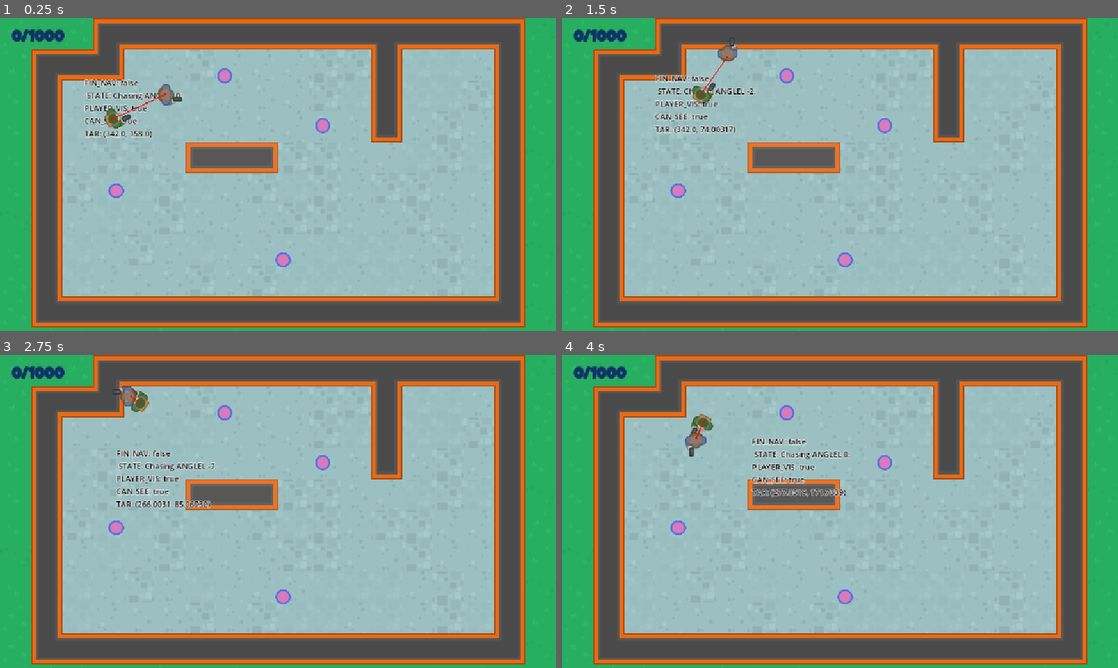
Above: before the commit, frames 1-4 (two rows, left to right).
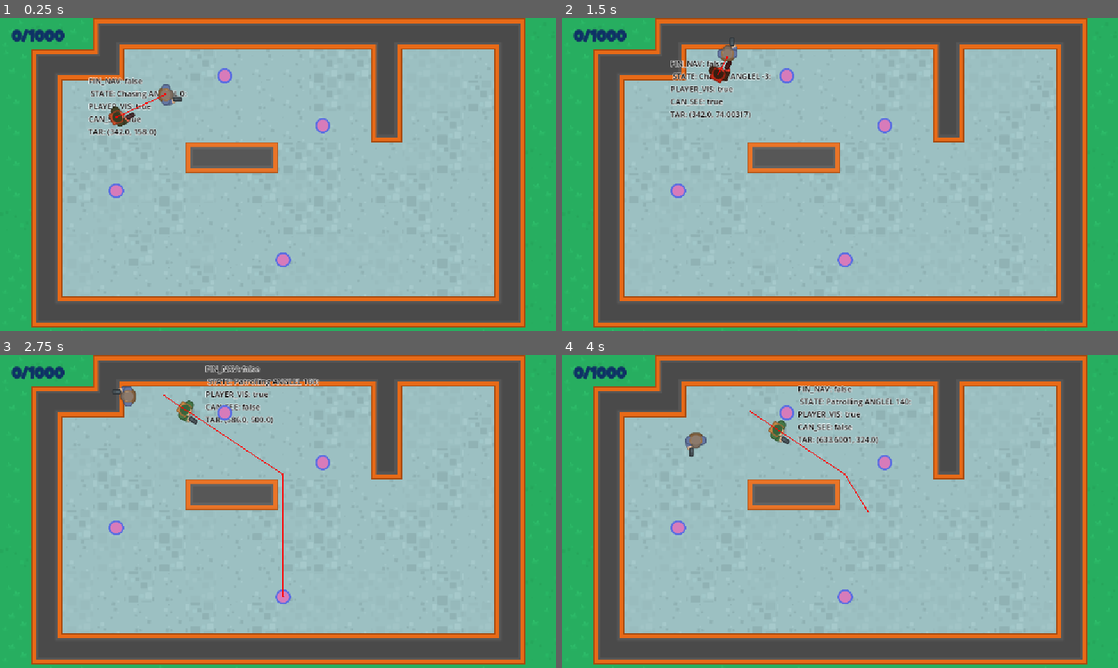
Above: after the commit, the same moments.

Repository: itsantonle/Godot-Mini-Projects
Game: Godot game, scene res://Scenes/Level/Level.tscn
The game is run twice, just before and just after one commit, with the same random seed, the same clock (stepped at 60 frames per second) and the same inputs.
Inputs (mouse positions are in pixels of both pictures, inside the frame that each line leads up to):
- Up to frame 1 (0.25 s): no input
- Up to frame 2 (1.5 s): move the mouse to (812, 237) at 0.52 s; hold E (enter) 0.53-1.28 s; hold Up (ui_up) from 0.53 s (still down); move the mouse to (1006, 221) at 1.27 s; click (1006, 221) at 1.35 s
- Up to frame 3 (2.75 s): move the mouse to (111, 464) at 2.02 s; release Up (ui_up) at 2.03 s; hold Left (ui_left) from 2.03 s (still down); hold E (enter) from 2.03 s (still down)
- Up to frame 4 (4 s): move the mouse to (867, 511) at 2.77 s; release E (enter) at 2.78 s; click (867, 511) at 2.85 s; move the mouse to (756, 433) at 3.52 s; release Left (ui_left) at 3.53 s; hold Down (ui_down) from 3.53 s (still down); hold E (enter) from 3.53 s (still down)

The runs differ from the first frame. In frame 1, 1.3% of the frame differs, in the area x 15-34%, y 18-39%; in frame 2, 1.8%; in frame 3, 2.4%, in the area x 20-58%, y 3-78%; in frame 4, 2.4%.

Commit message:
Enhance NPC with alert animations and sounds
Added AnimationPlayer, warning sprite, and gasp sound to NPC scene. NPC now plays alert animation and sound when chasing, shows warning sprite when searching, and resets animation when patrolling. Field of view and speed are now state-dependent for more dynamic behavior.

Diff:
--- a/DoNotMindMe/Scenes/NPC/Npc.gd
+++ b/DoNotMindMe/Scenes/NPC/Npc.gd
@@ -3,14 +3,31 @@
 enum  EnemyState {Patrolling, Chasing, Searching}
 
 @export var patrol_points:NodePath
+@export var field_of_view_range: float =  60.0
 #nodepath are the green dollar sign text, holds path to an object
 
 @onready var nav_agent: NavigationAgent2D = $NavAgent
 @onready var debug_label: Label = $DebugLabel
 @onready var player_detect: RayCast2D = $PlayerDetect
-@export var field_of_view_range: float =  60.0
+@onready var animation_player: AnimationPlayer = $AnimationPlayer
+@onready var warning: Sprite2D = $Warning
+@onready var gasp_sound: AudioStreamPlayer2D = $GaspSound
 
-const SPEED: float = 60.0
+
+
+
+const SPEED: Dictionary[EnemyState, float] = {
+	EnemyState.Patrolling : 60.0,
+	EnemyState.Chasing: 100.0,
+	EnemyState.Searching: 80.0,
+}
+
+
+const FOV: Dictionary[EnemyState, float] = {
+	EnemyState.Patrolling : 60.0,
+	EnemyState.Chasing: 120.0,
+	EnemyState.Searching: 100.0,
+}
 
 var _waypoints: Array[Vector2] = []
 var _current_wp: int = 0
@@ -57,7 +74,7 @@
 	return player_detect.get_collider() is Player
 
 func can_see_player() -> bool:
-	return abs(get_field_of_view()) < field_of_view_range and player_is_visible()
+	return abs(get_field_of_view()) < FOV[_state] and player_is_visible()
 
 func navigate_wp() -> void:
 	if _waypoints.is_empty() or !_waypoints:
@@ -73,7 +90,7 @@
 	var npp: Vector2 = nav_agent.get_next_path_position()
 	rotation = global_position.direction_to(npp).angle()
 	#nav_agent.velocity = transform.x * SPEED
-	velocity = transform.x * SPEED
+	velocity = transform.x * SPEED[_state]
 	move_and_slide()
 
 func process_patrolling() -> void:
@@ -98,6 +115,17 @@
 
 func set_state(new_state: EnemyState) -> void:
 	if new_state == _state: return
+	if _state == EnemyState.Searching:
+		warning.hide()
+
+	if new_state == EnemyState.Searching:
+		warning.show()
+	elif new_state == EnemyState.Chasing:
+		gasp_sound.play()
+		animation_player.play("alert")
+	elif new_state == EnemyState.Patrolling:
+		animation_player.play("RESET")
+
 	_state = new_state
 
 func detect_player() -> void:
--- a/DoNotMindMe/Scenes/NPC/Npc.tscn
+++ b/DoNotMindMe/Scenes/NPC/Npc.tscn
@@ -1,11 +1,59 @@
-[gd_scene load_steps=4 format=3 uid="uid://8an0v52gocu1"]
+[gd_scene load_steps=12 format=3 uid="uid://8an0v52gocu1"]
 
 [ext_resource type="Script" uid="uid://u65yc73rosnp" path="res://Scenes/NPC/Npc.gd" id="1_nvvju"]
 [ext_resource type="Texture2D" uid="uid://wuqtcp1myj77" path="res://assets/images/soldier1_gun.png" id="1_o5qkj"]
+[ext_resource type="AudioStream" uid="uid://bueqmm8dg4tgd" path="res://assets/sounds/gasp1.wav" id="3_1pdq0"]
+[ext_resource type="AudioStream" uid="uid://cop8k7kncgkq4" path="res://assets/sounds/gasp2.wav" id="4_76es5"]
+[ext_resource type="AudioStream" uid="uid://irmy1b32sxum" path="res://assets/sounds/gasp3.wav" id="5_ej0ap"]
+[ext_resource type="Texture2D" uid="uid://lcj27d0b31hq" path="res://assets/images/running_1.png" id="6_76es5"]
 
 [sub_resource type="CapsuleShape2D" id="CapsuleShape2D_o5qkj"]
 radius = 11.0
 height = 34.0
+
+[sub_resource type="AudioStreamRandomizer" id="AudioStreamRandomizer_cm321"]
+streams_count = 3
+stream_0/stream = ExtResource("3_1pdq0")
+stream_1/stream = ExtResource("4_76es5")
+stream_2/stream = ExtResource("5_ej0ap")
+
+[sub_resource type="Animation" id="Animation_76es5"]
+resource_name = "alert"
+loop_mode = 1
+step = 0.1
+tracks/0/type = "value"
+tracks/0/imported = false
+tracks/0/enabled = true
+tracks/0/path = NodePath("Sprite2D:self_modulate")
+tracks/0/interp = 1
+tracks/0/loop_wrap = true
+tracks/0/keys = {
+"times": PackedFloat32Array(0, 0.4, 1),
+"transitions": PackedFloat32Array(1, 1, 1),
+"update": 0,
+"values": [Color(1, 1, 1, 1), Color(1, 0.207843, 0.192157, 1), Color(1, 1, 1, 1)]
+}
+
+[sub_resource type="Animation" id="Animation_ej0ap"]
+length = 0.001
+tracks/0/type = "value"
+tracks/0/imported = false
+tracks/0/enabled = true
+tracks/0/path = NodePath("Sprite2D:self_modulate")
+tracks/0/interp = 1
+tracks/0/loop_wrap = true
+tracks/0/keys = {
+"times": PackedFloat32Array(0),
+"transitions": PackedFloat32Array(1),
+"update": 0,
+"values": [Color(1, 1, 1, 1)]
+}
+
+[sub_resource type="AnimationLibrary" id="AnimationLibrary_cm321"]
+_data = {
+&"RESET": SubResource("Animation_ej0ap"),
+&"alert": SubResource("Animation_76es5")
+}
 
 [node name="NPC" type="CharacterBody2D"]
 collision_layer = 0
@@ -39,4 +87,19 @@
 [node name="PlayerDetect" type="RayCast2D" parent="."]
 target_position = Vector2(400, 0)
 
+[node name="GaspSound" type="AudioStreamPlayer2D" parent="."]
+stream = SubResource("AudioStreamRandomizer_cm321")
+
+[node name="Warning" type="Sprite2D" parent="."]
+visible = false
+position = Vector2(7, -2.4869e-14)
+rotation = 1.5708
+scale = Vector2(0.15, 0.15)
+texture = ExtResource("6_76es5")
+
+[node name="AnimationPlayer" type="AnimationPlayer" parent="."]
+libraries = {
+&"": SubResource("AnimationLibrary_cm321")
+}
+
 [connection signal="velocity_computed" from="NavAgent" to="." method="_on_nav_agent_velocity_computed"]
